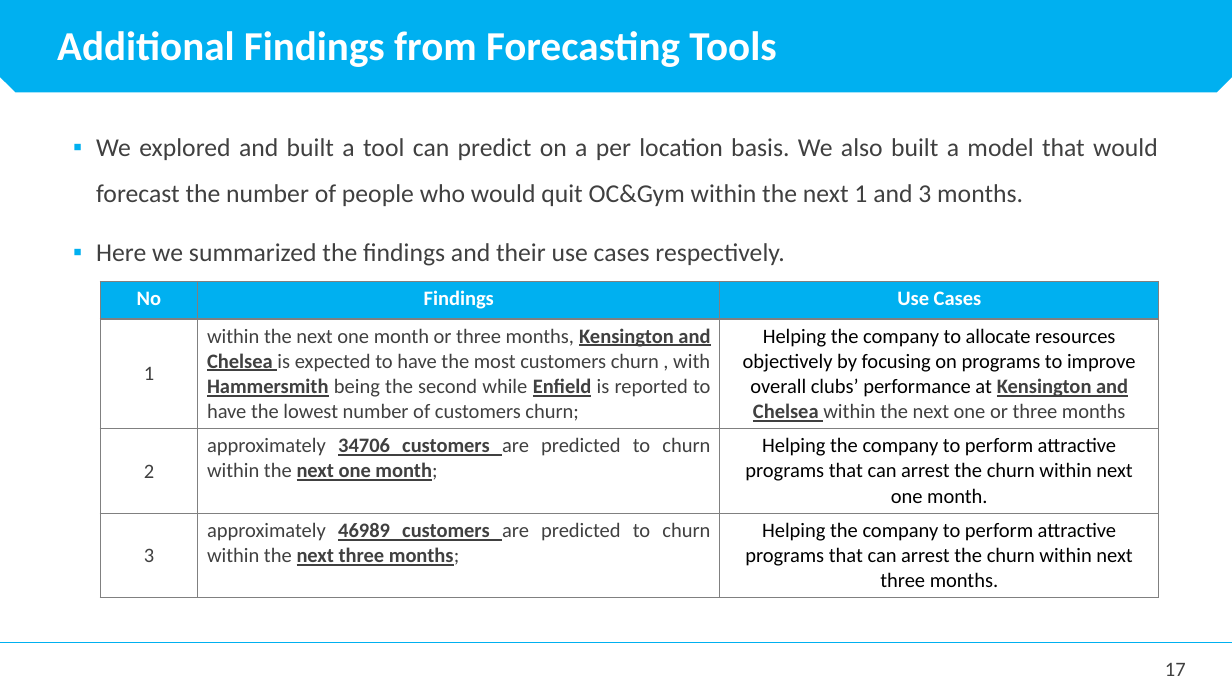
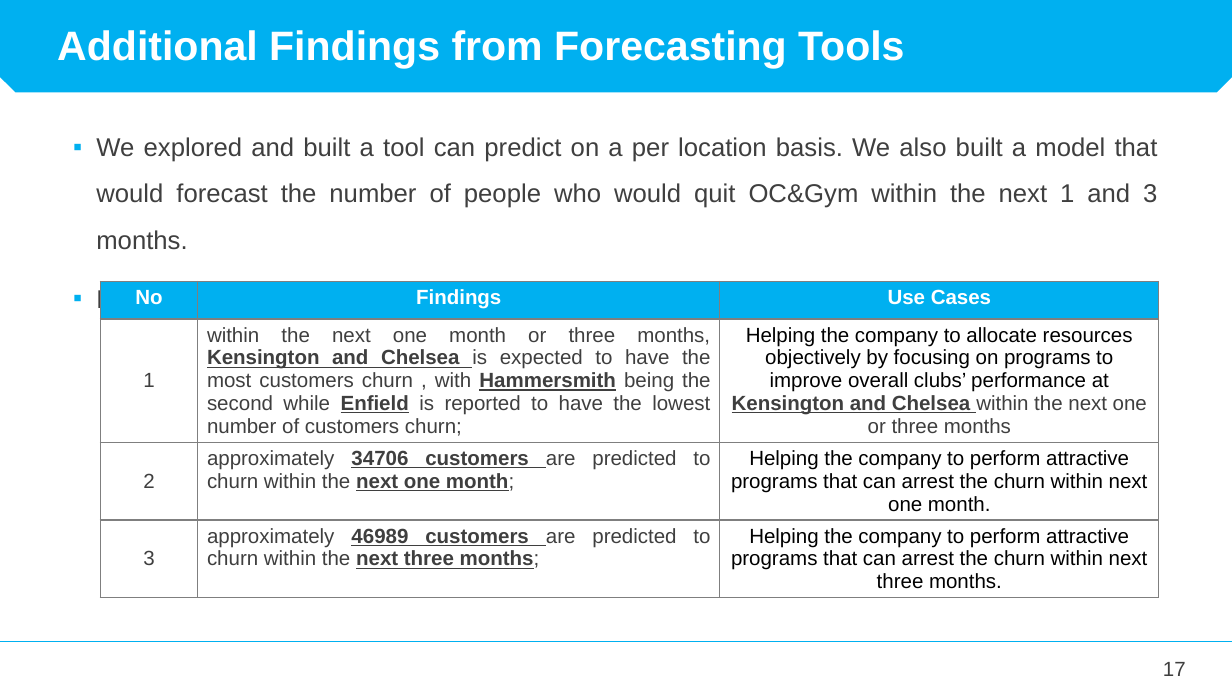
Before and after one commit to sunny2309/projects, a slide deck: slide 17 of Gym_Customer_leaving/Customer Churn Rate Analysis and Prediction for OC Rev3.0.pptx. Drawn at 1232x693 pixels with LibreOffice and Linux fonts; fonts in the diff are those of the drawing. Boxes give left, top, right and bottom in pixels: in the first picture for what was removed or moved away, otherwise in the second. Text is boxed around its words. In the diff, an @@ line names an element or a change of style, - is before the commit and + after.

Commit message:
Presentations and Python Data Analysis Project Addition

```diff
--- a/Gym_Customer_leaving/Customer Churn Rate Analysis and Prediction for OC Rev3.0.pptx
+++ b/Gym_Customer_leaving/Customer Churn Rate Analysis and Prediction for OC Rev3.0.pptx
@@ snip same rect at bbox=[0, 0, 1232, 92]: proportions changed @@
@@ text "Additional Findings from Forecasting Tools" at bbox=[57, 30, 904, 68]: font Calibri to Arial @@
@@ text "We explored and built a ..." at bbox=[96, 137, 1158, 314]: font Calibri to Arial, text colour #404040 to #3F3F3F; less space between paragraphs @@
@@ table at bbox=[100, 282, 1159, 593] @@
@@ font Calibri to Arial @@
@@ text colour #404040 to #3F3F3F in "1", "within the next one month or three ...", "Kensington and Chelsea within the next one ...", "2" and 3 more places @@
@@ borders changed @@
@@ page number at bbox=[1163, 662, 1186, 676]: font Calibri to Arial, text colour #404040 to #3F3F3F @@
```
Also in this commit, not shown: 19 other slides changed, 18 other files.
